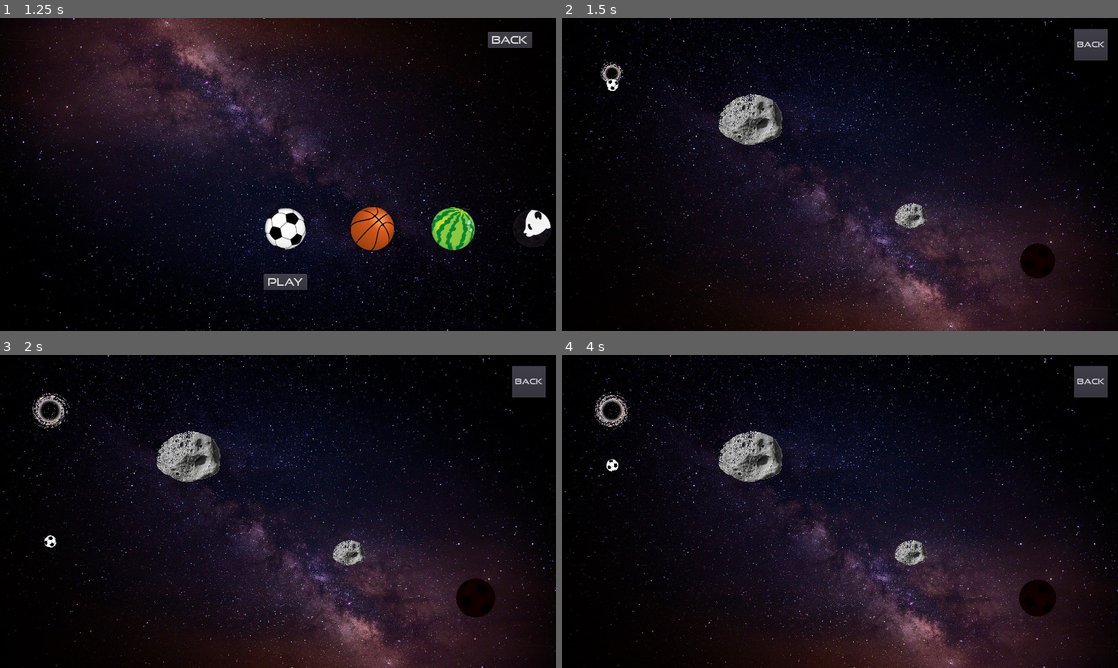
Above: before the commit, frames 1-4 (two rows, left to right).
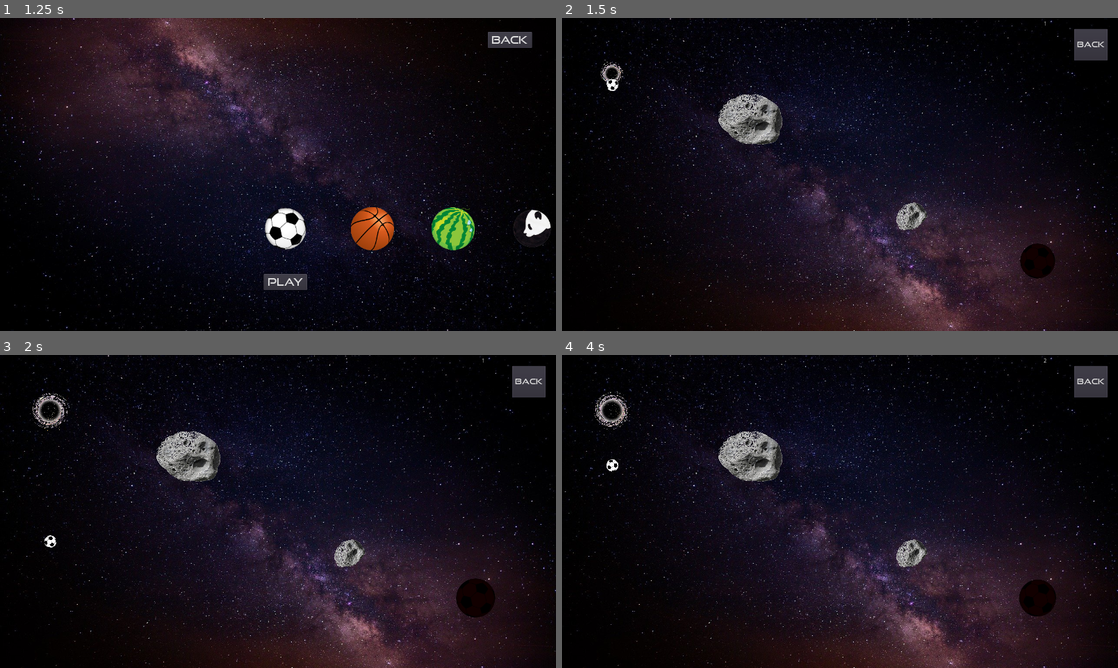
Above: after the commit, the same moments.

Repository: allenshi2014/balldrop
Game: Godot game, scene res://Menu.tscn
The game is run twice, just before and just after one commit, with the same random seed, the same clock (stepped at 60 frames per second) and the same inputs.
Inputs:
- Up to frame 1 (1.25 s): click "Play" at 0.5 s
- Up to frame 2 (1.5 s): click "PLAY" at 1.25 s
- Up to frame 3 (2 s): no input
- Up to frame 4 (4 s): click "Back" at 2 s; click "Play" at 2.75 s; click "PLAY" at 3.5 s

Frame 1 is identical in both runs. In frame 2, 1.3% of the frame differs, in the area x 28-66%, y 24-68%; in frame 3, 1.3%; in frame 4, 1.3%.

Commit message:
today updates

Diff:
--- a/level/stage1/rock.gd
+++ b/level/stage1/rock.gd
@@ -13,25 +13,20 @@
 
 	var point_count = collider_area.size()
 	for i in range(point_count):
-		#get new position after scaling
-		var p_point = position + collider_area[i] * collider_scale
-		#get new position after rotation
-#		var r = p_point.distance_to($sprite.position)
-#		var angle = p_point.angle_to_point($sprite.position) + deg2rad(get_rotation())
-#		var x = r * cos(abs(angle))
-#		var y = r * sin(abs(angle))
-#		p_point = Vector2(x, y)
-		#reset the postion after scaling and rotation
-		collider_area.set(i, p_point)
 
-
-		#get points postion after rotation
+		var p_point = collider_area[i]
+		#get new postion after rotation
 		var r = p_point.distance_to($sprite.position)
 		var angle_ini = rad2deg(p_point.angle_to_point($sprite.position))
 		var angle_add = rad2deg(get_rotation())
 		var angle = angle_ini + angle_add
-		var x = r * cos(abs(deg2rad(angle)))
-		var y = r * sin(abs(deg2rad(angle)))
+		var x = r * cos(deg2rad(angle))
+		var y = r * sin(deg2rad(angle))
+		p_point = Vector2(x, y)
 
-		print(String(p_point))
-		print(String(i) + ":" + String(x) + "," + String(y))
+		#get new position after scaling
+		#<position> for this node's position in parent note
+		p_point = position + p_point * collider_scale
+
+		#reset the postion after scaling and rotation
+		collider_area.set(i, p_point)
--- a/level/stage1/rock.tscn
+++ b/level/stage1/rock.tscn
@@ -6,7 +6,6 @@
 [node name="rock" type="StaticBody2D" groups=[
 "line",
 ]]
-rotation = 0.523599
 script = ExtResource( 2 )
 
 [node name="sprite" type="Sprite" parent="."]
--- a/level/stage1/stage1_1.tscn
+++ b/level/stage1/stage1_1.tscn
@@ -110,6 +110,7 @@
 
 [node name="rock2" parent="." instance=ExtResource( 5 )]
 position = Vector2( 440, 237 )
+rotation = 0.785398
 
 [node name="ball_container" type="Node" parent="." groups=[
 "ball_container",
--- a/selection.gd
+++ b/selection.gd
@@ -9,6 +9,7 @@
 var slide_distance = 0
 var slide_increment = 10
 var space = 0
+
 
 func _process(delta):
 
--- a/selection.tscn
+++ b/selection.tscn
@@ -42,24 +42,6 @@
 position = Vector2( 450.59, 134.705 )
 texture = ExtResource( 4 )
 
-[node name="label" type="Label" parent="."]
-margin_left = 459.49
-margin_top = 80.0
-margin_right = 499.49
-margin_bottom = 94.0
-__meta__ = {
-"_edit_use_anchors_": false
-}
-
-[node name="label2" type="Label" parent="."]
-margin_left = 459.0
-margin_top = 134.0
-margin_right = 1238.0
-margin_bottom = 221.0
-__meta__ = {
-"_edit_use_anchors_": false
-}
-
 [node name="btn_back" type="Button" parent="."]
 margin_left = 1123.34
 margin_top = 32.2685
